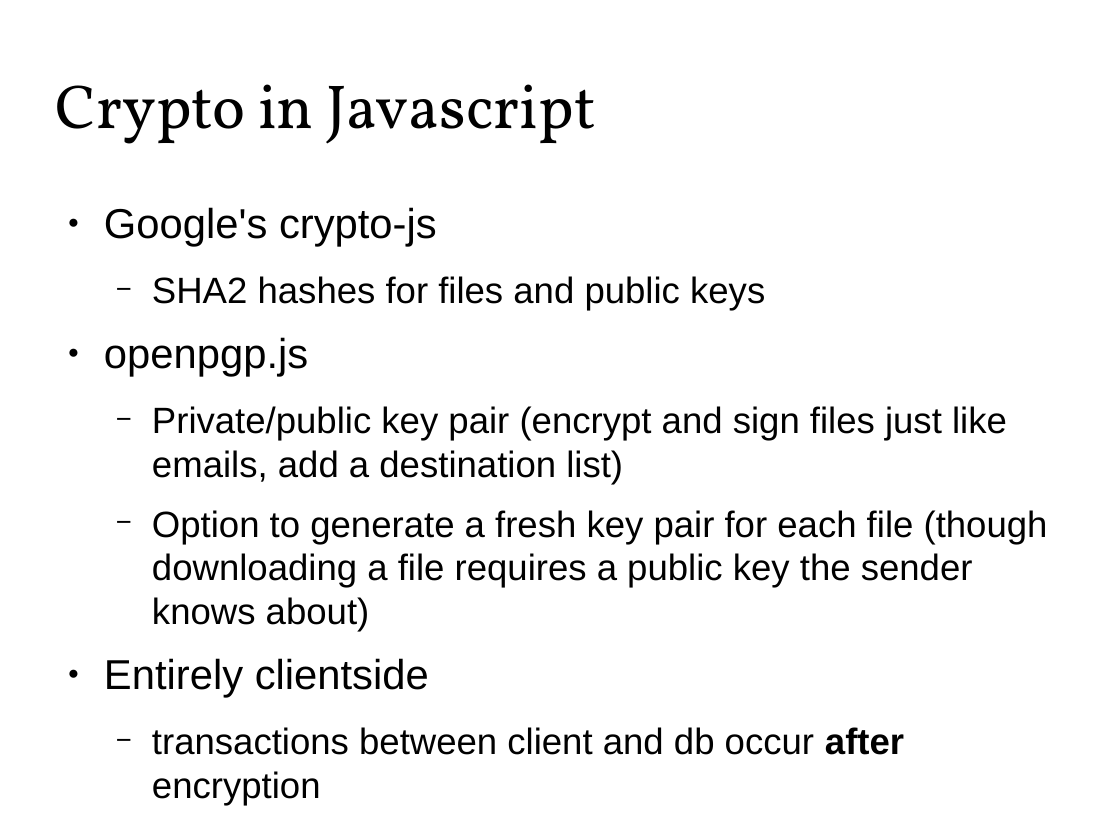
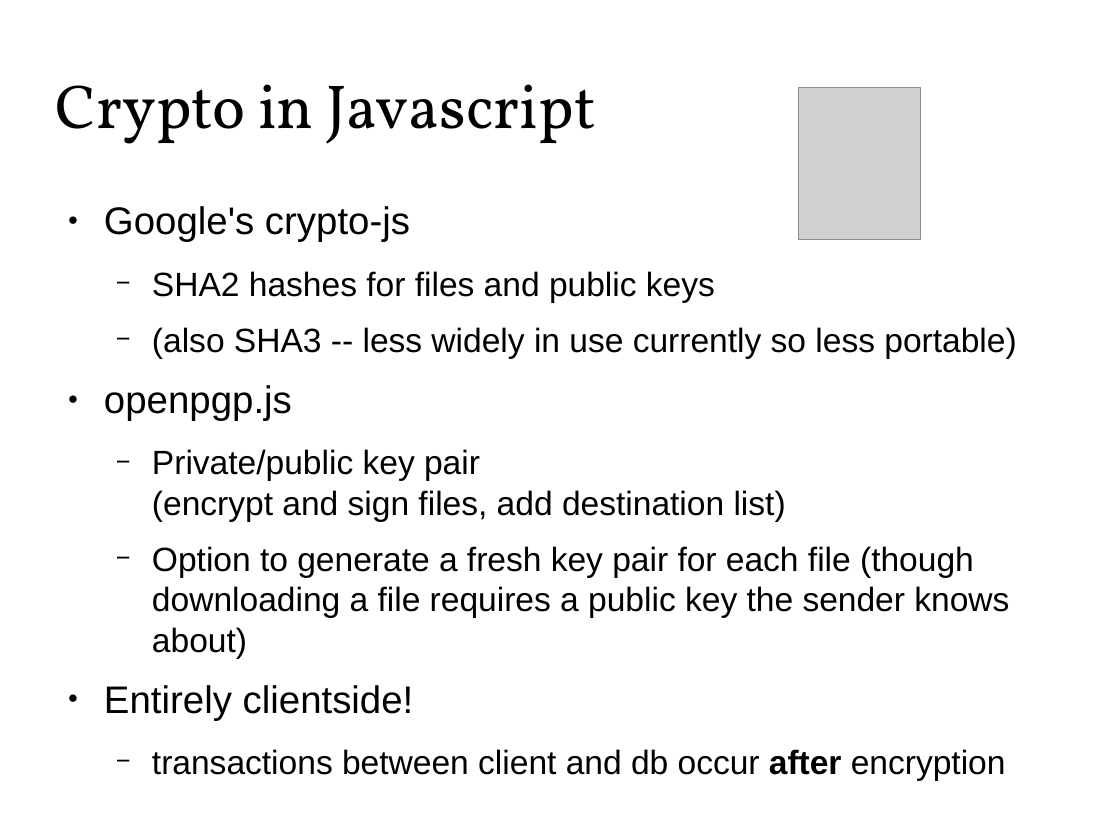
Before and after one commit to Zandrr/phonebook.js, a slide deck: slide 9 of documentation/ecen5013_presentation.odp (slide 13 before the commit). Drawn at 1120x840 pixels with LibreOffice and Linux fonts; fonts in the diff are those of the drawing; grey boxes stand for pictures. Boxes give left, top, right and bottom in pixels: in the first picture for what was removed or moved away, otherwise in the second. Text is boxed around its words. In the diff, an @@ line names an element or a change of style, - is before the commit and + after.

```diff
--- a/documentation/ecen5013_presentation.odp
+++ b/documentation/ecen5013_presentation.odp
@@ picture added at <box>799,87,921,240</box> @@
@@ text at <box>104,206,1009,780</box>: size 29.6 to 27.2 pt in "Google's crypto-js", "openpgp.js"; size 25.9 to 23.8 pt in "SHA2 hashes for files and public keys", "Option to generate a fresh key pair ...", "transactions between client and db occur after ..." @@
@@ text at <box>152,327,1016,358</box>: paragraph added @@
+  − (also SHA3 -- less widely in use currently so less portable)
@@ text at <box>152,449,786,521</box>: text changed; size 25.9 to 23.8 pt @@
-  − Private/public key pair (encrypt and sign files just like emails, add a destination list)
+  − Private/public key pair
+    (encrypt and sign files, add destination list)
@@ text at <box>104,685,414,721</box>: text changed; size 29.6 to 27.2 pt @@
-● Entirely clientside
+● Entirely clientside!
```
Also in this commit, not shown: 9 other slides changed, 5 slides added, 10 slides removed.
